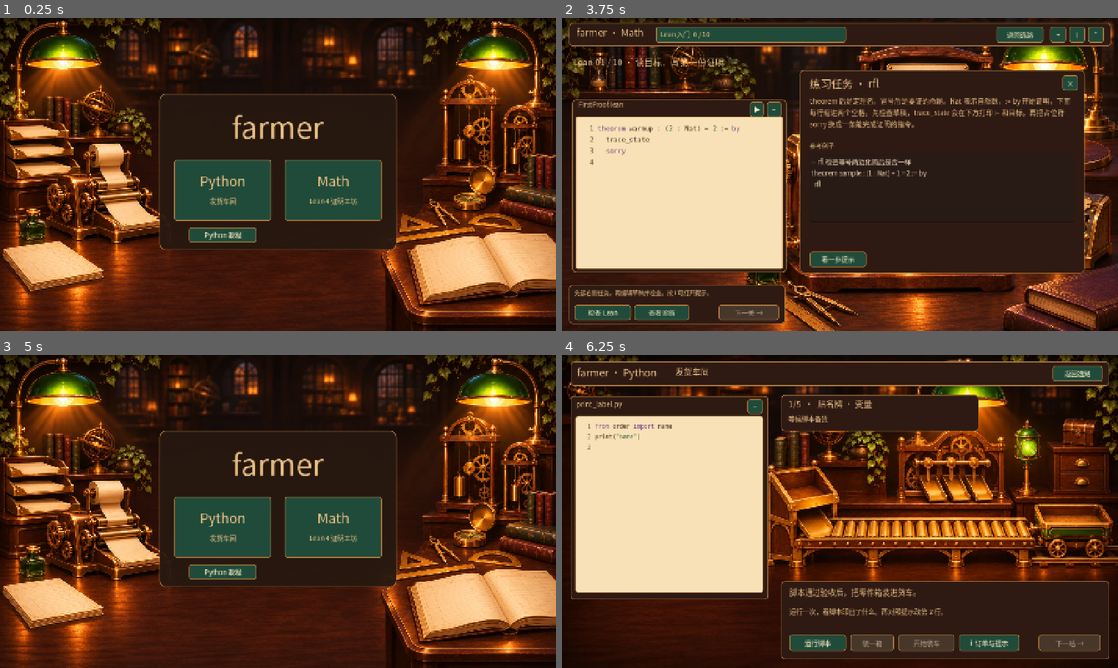
Above: before the commit, frames 1-4 (two rows, left to right).
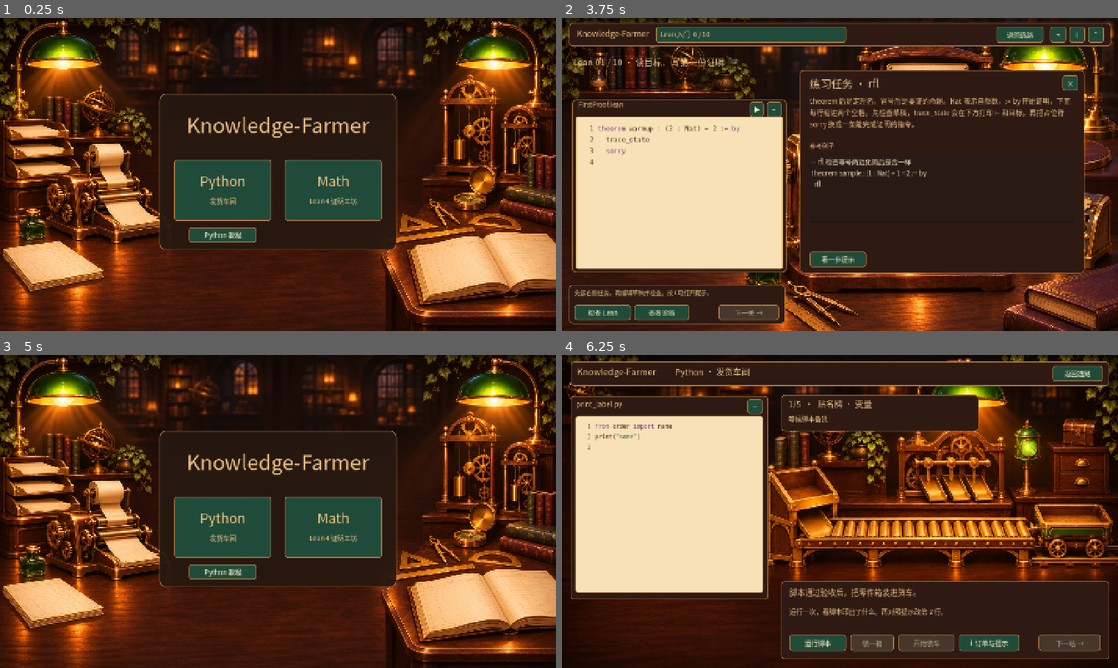
Above: after the commit, the same moments.

Repository: watch-if/Knowledge-Farmer
Game: Godot game, scene res://menu.tscn
Same seed, same stepped clock (60 frames per second), same inputs: the game is played once before the commit and once after it.
Inputs:
- Up to frame 1 (0.25 s): no input
- Up to frame 2 (3.75 s): click "Python" at 0.5 s; click "运行示例" at 1.25 s; click "看一步提示" at 2 s; click "返回选路" at 2.75 s; click "Math" at 3.5 s
- Up to frame 3 (5 s): click "返回选路" at 4.25 s
- Up to frame 4 (6.25 s): click "Python 教程" at 5 s; click "跳过教程" at 5.75 s

The runs differ from the first frame. In frame 1, 0.9% of the frame differs, in the area x 33-67%, y 30-39%; in frame 2, 0.2%; in frame 3, 0.9%; in frame 4, 0.4%.

Commit message:
Rename the game to Knowledge-Farmer and expand the README

Diff:
--- a/project.godot
+++ b/project.godot
@@ -1,7 +1,7 @@
 config_version=5
 
 [application]
-config/name="farmer"
+config/name="Knowledge-Farmer"
 config/use_custom_user_dir=true
 config/use_custom_user_dir.android=false
 config/custom_user_dir_name="godot/app_userdata/Zeta Lab"
--- a/src/farmer_menu.gd
+++ b/src/farmer_menu.gd
@@ -38,8 +38,9 @@
 	route_menu.add_child(plaque)
 
 	var nameplate := Label.new()
-	nameplate.text = "farmer"
-	nameplate.add_theme_font_size_override("font_size", 76)
+	nameplate.text = str(ProjectSettings.get_setting("application/config/name"))
+	nameplate.add_theme_font_size_override("font_size", 53)
+	nameplate.vertical_alignment = VERTICAL_ALIGNMENT_CENTER
 	nameplate.horizontal_alignment = HORIZONTAL_ALIGNMENT_CENTER
 	nameplate.position = Vector2(0, 27)
 	nameplate.size = Vector2(614, 105)
--- a/src/python_workshop.gd
+++ b/src/python_workshop.gd
@@ -64,8 +64,8 @@
 
 	var heading := Panel.new()
 	_place(heading, Rect2(22, 17, 1396, 63))
-	_label("farmer · Python", Rect2(17, 8, 245, 45), 26, heading)
-	_label("发货车间", Rect2(271, 10, 290, 42), 22, heading)
+	_label(str(ProjectSettings.get_setting("application/config/name")), Rect2(17, 8, 245, 45), 23, heading)
+	_label("Python · 发货车间", Rect2(271, 10, 290, 42), 22, heading)
 	home_button = _button("返回选路", Rect2(1248, 11, 130, 40), _go_home, heading)
 
 	var order := Panel.new()
--- a/src/workshop.gd
+++ b/src/workshop.gd
@@ -91,7 +91,7 @@
 
 	var header := Panel.new()
 	_place(header, Rect2(18, 12, 1404, 62))
-	_text("farmer · Math", Rect2(20, 6, 203, 48), 25, GOLD, header)
+	_text(str(ProjectSettings.get_setting("application/config/name")), Rect2(20, 12, 203, 36), 21, GOLD, header)
 	return_button = _button("返回选路", Rect2(1107, 10, 122, 42), _go_to_menu, header)
 	var resources := _button("", Rect2(225, 10, 493, 42), _open_catalog, header)
 	resources.tooltip_text = "查看已归档的知识"
--- a/tests/farmer_routes.gd
+++ b/tests/farmer_routes.gd
@@ -12,7 +12,7 @@
 func _run() -> void:
 	change_scene_to_packed(Menu)
 	await scene_changed
-	_expect(ProjectSettings.get_setting("application/config/name") == "farmer", "Game name is farmer")
+	_expect(ProjectSettings.get_setting("application/config/name") == "Knowledge-Farmer", "Game name is Knowledge-Farmer")
 	_expect(ProjectSettings.get_setting("application/run/main_scene") == "res://menu.tscn", "Launcher is main")
 	_expect(ProjectSettings.globalize_path("user://").contains("godot/app_userdata/Zeta Lab"), "Old math save path persists")
 	var menu = current_scene
Not shown, changed: export_presets.cfg
Not shown, changed: AGENTS.md
Not shown, changed: tools/build-android.sh
